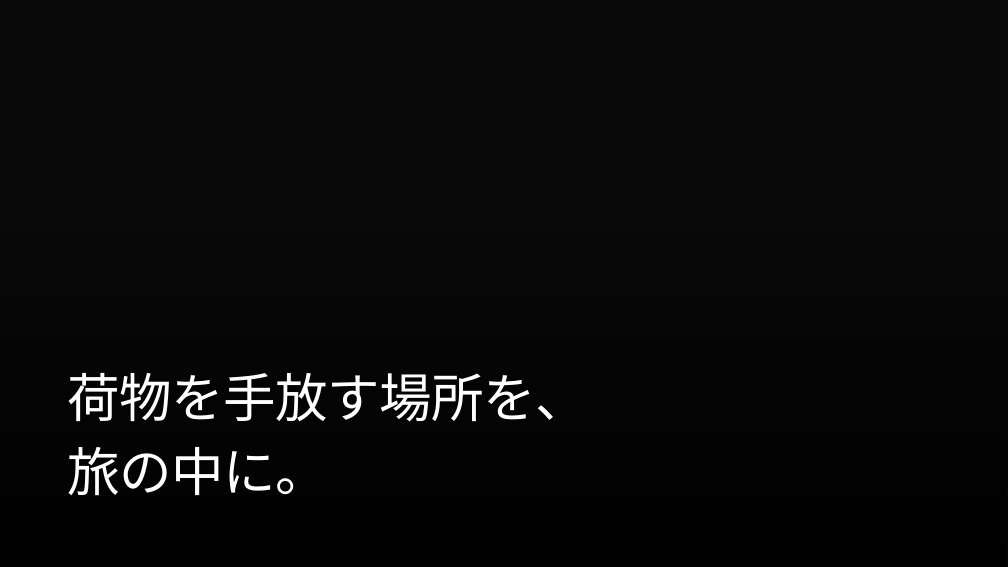
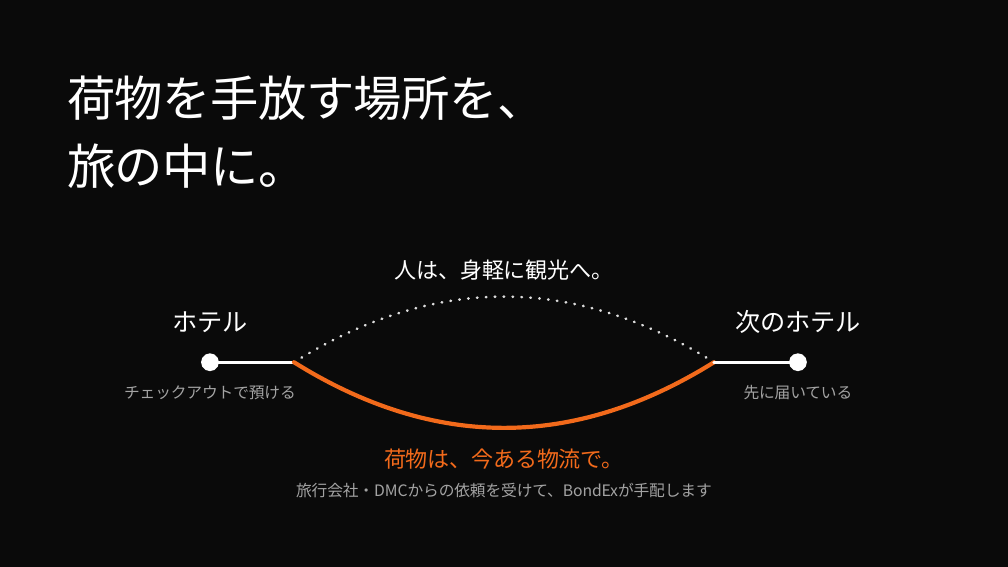
Before and after one commit to takumajojo/bondex-app, a slide deck: slide 4 of docs/collateral/seminar-luggage/out/BondEx_Seminar_Draft.pptx. Drawn at 1008x567 pixels with LibreOffice and Linux fonts; fonts in the diff are those of the drawing; background and template pictures are left out. Boxes give left, top, right and bottom in pixels: in the first picture for what was removed or moved away, otherwise in the second. Text is boxed around its words. In the diff, an @@ line names an element or a change of style, - is before the commit and + after.

```diff
--- a/docs/collateral/seminar-luggage/out/BondEx_Seminar_Draft.pptx
+++ b/docs/collateral/seminar-luggage/out/BondEx_Seminar_Draft.pptx
@@ rectangle removed at [0,0,1008,567] @@
@@ text "荷物を手放す場所を、": place and size @@
-text "荷物を手放す場所を、" at [67,373,587,496]
+text "荷物を手放す場所を、" at [67,75,545,188]
@@ text "荷物を手放す場所を、" at [67,75,545,188]: size 50 to 46 pt; line spacing 71pt to 65.3pt @@
@@ text added at [395,259,614,280], 21 pt, text #FFFFFF @@
+人は、身軽に観光へ。
@@ freeform shape added at [294,296,715,362], outline #FFFFFF 2.5 pt @@
@@ text added at [172,311,247,332], 24 pt, text #FFFFFF @@
+ホテル
@@ text added at [735,310,860,333], 24 pt, text #FFFFFF @@
+次のホテル
@@ ellipse added at [201,353,219,371], fill #FFFFFF @@
@@ ellipse added at [789,353,808,371], fill #FFFFFF @@
@@ text added at [124,385,296,399], 15 pt, text #A3A3A3 @@
+チェックアウトで預ける
@@ freeform shape added at [210,362,294,362], outline #FFFFFF 3 pt @@
@@ freeform shape added at [294,362,715,428], outline #F26A1B 4 pt @@
@@ freeform shape added at [714,362,798,362], outline #FFFFFF 3 pt @@
@@ text added at [744,385,853,399], 15 pt, text #A3A3A3 @@
+先に届いている
@@ text added at [384,448,624,469], 21 pt, text #F26A1B @@
+荷物は、今ある物流で。
@@ text added at [296,483,712,497], 15 pt, text #A3A3A3 @@
+旅行会社・DMCからの依頼を受けて、BondExが手配します
```
Also in this commit, not shown: 13 other files.
